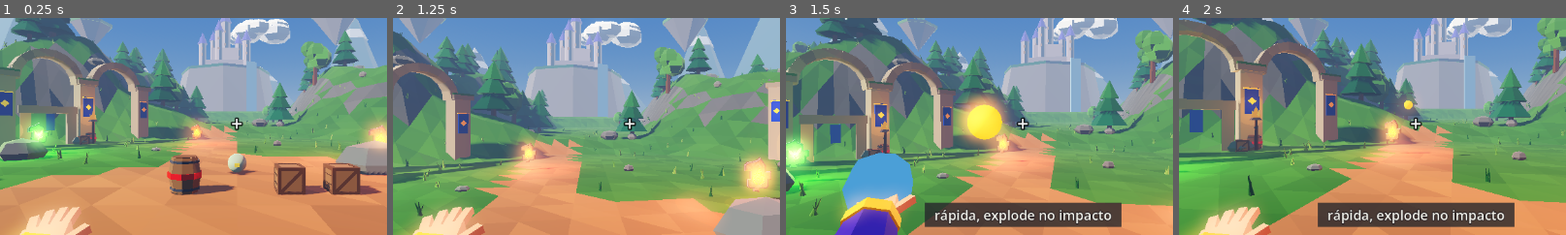
Above: before the commit, frames 1-4 (left to right).
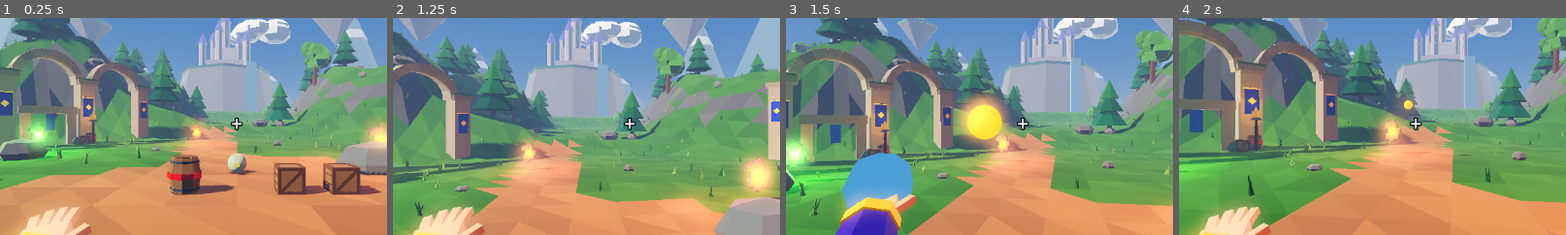
Above: after the commit, the same moments.

Repository: vitortosta4-design/Arcane-Forge
Game: Godot game, scene res://cenas/arena_teste.tscn
The game is run twice, just before and just after one commit, with the same random seed, the same clock (stepped at 60 frames per second) and the same inputs.
Inputs (mouse positions are % of the whole screen's width and height, from its top left):
- Up to frame 1 (0.25 s): no input
- Up to frame 2 (1.25 s): tap Enter at 0.5 s; move the mouse to (55, 50) at 0.52 s; hold W (mover_frente) from 0.53 s (still down); hold Q (abrir_conjuracao) from 0.53 s (still down); tap Space (pular) at 0.77 s
- Up to frame 3 (1.5 s): keep holding W (mover_frente); move the mouse to (45, 50) at 1.27 s; release Q (abrir_conjuracao) at 1.28 s; click (45, 50) at 1.35 s
- Up to frame 4 (2 s): keep holding W (mover_frente); tap Space (pular) at 1.52 s
The pictures show only the part of the screen within x 19-69%, y 26-76%; the shares and areas given below are measured in that part.

Frames 1-2 are identical in both runs. In frame 3, 5.9% of the frame differs, in the area x 35-87%, y 84-97%; in frame 4, 5.9%.

Commit message:
Tira do HUD o texto da magia lançada (era do plano da IA por texto)
Co-Authored-By: Claude Opus 5.5 <noreply@anthropic.com>
Claude-Session: https://claude.ai/code/session_011N1HNTAgFQZbY8DxdUKc5s

Diff:
--- a/jogo/cenas/hud.tscn
+++ b/jogo/cenas/hud.tscn
@@ -114,26 +114,6 @@
 horizontal_alignment = 1
 vertical_alignment = 1
 
-[node name="Legenda" type="Label" parent="."]
-visible = false
-anchors_preset = 7
-anchor_left = 0.5
-anchor_top = 1.0
-anchor_right = 0.5
-anchor_bottom = 1.0
-offset_left = -10.0
-offset_top = -204.0
-offset_right = 10.0
-offset_bottom = -172.0
-grow_horizontal = 2
-theme_override_colors/font_color = Color(0.95, 0.95, 0.92, 1)
-theme_override_colors/font_outline_color = Color(0.08, 0.07, 0.1, 0.75)
-theme_override_constants/outline_size = 4
-theme_override_font_sizes/font_size = 20
-theme_override_styles/normal = SubResource("StyleBoxFlat_aviso")
-horizontal_alignment = 1
-text = ""
-
 [node name="Minimapa" type="Control" parent="."]
 layout_mode = 3
 anchors_preset = 3
--- a/jogo/scripts/testes/suite_testes.gd
+++ b/jogo/scripts/testes/suite_testes.gd
@@ -2158,6 +2158,7 @@
 		and absf(aviso.get_global_rect().get_center().x - tela.x / 2.0) < 2.0)
 	hud.mostrar_aviso("")
 	_afirmar("HUD: aviso vazio some", not aviso.visible)
+	_afirmar("HUD: sem texto da magia lançada (era do plano da IA por texto)", hud.get_node_or_null("Legenda") == null)
 	_afirmar("HUD: só lê o mago (vida, mana e medalhões continuam iguais)",
 		mago.vida_atual == vida_antes and mago.mana_atual == mana_antes and mago.barra.medalhoes == medalhoes_antes)
 	mago.queue_free()
--- a/jogo/scripts/ui/hud.gd
+++ b/jogo/scripts/ui/hud.gd
@@ -20,10 +20,8 @@
 	"preso": "Preso",
 }
 ## Nós que o layout precisa; faltar algum é erro de cena, avisado no _ready.
-const NOS_OBRIGATORIOS := ["Cegueira", "Clarao", "Mira", "PainelMago", "Estados", "FPS", "BarraMedalhoes", "Aviso", "Legenda", "Minimapa"]
+const NOS_OBRIGATORIOS := ["Cegueira", "Clarao", "Mira", "PainelMago", "Estados", "FPS", "BarraMedalhoes", "Aviso", "Minimapa"]
 
-var _tempo_legenda_s := 0.0
-var _label_legenda: Label
 var _label_fps: Label
 var _label_estados: Label
 var _cegueira: ColorRect
@@ -37,7 +35,6 @@
 	for nome in NOS_OBRIGATORIOS:
 		if get_node_or_null(nome) == null:
 			push_warning("HUD: falta o nó '%s' em cenas/hud.tscn; essa parte da tela não aparece." % nome)
-	_label_legenda = get_node_or_null("Legenda")
 	_label_fps = get_node_or_null("FPS")
 	_label_estados = get_node_or_null("Estados")
 	_cegueira = get_node_or_null("Cegueira")
@@ -45,19 +42,14 @@
 	_aviso = get_node_or_null("Aviso")
 	_painel = get_node_or_null("PainelMago")
 	_barra = get_node_or_null("BarraMedalhoes")
-	if _label_legenda:
-		_label_legenda.text = ""
 
 
 func configurar(mago: Node) -> void:
 	if mago == null:
 		push_warning("HUD.configurar: recebeu mago nulo; o HUD fica vazio.")
 		return
-	for sinal in ["conjurou", "teleportou"]:
-		if not mago.has_signal(sinal):
-			push_warning("HUD: o mago não tem o sinal '%s'; essa parte do HUD não reage." % sinal)
-	if mago.has_signal("conjurou"):
-		mago.conjurou.connect(_ao_conjurar)
+	if not mago.has_signal("teleportou"):
+		push_warning("HUD: o mago não tem o sinal 'teleportou'; o clarão do teleporte não aparece.")
 	if mago.has_signal("teleportou"):
 		mago.teleportou.connect(_ao_teleportar)
 	if mago.get("estados") != null:
@@ -77,14 +69,9 @@
 		_label_fps.visible = not _label_fps.visible
 
 
-func _process(delta: float) -> void:
+func _process(_delta: float) -> void:
 	if _label_fps and _label_fps.visible:
 		_label_fps.text = "FPS: %d" % Engine.get_frames_per_second()
-	if _tempo_legenda_s > 0.0:
-		_tempo_legenda_s -= delta
-		if _tempo_legenda_s <= 0.0 and _label_legenda:
-			_label_legenda.text = ""
-			_label_legenda.visible = false
 
 
 ## Em primeira pessoa o jogador não vê o próprio corpo colorido, então os
@@ -105,13 +92,6 @@
 		create_tween().tween_property(_clarao, "color:a", 0.0, 0.3)
 
 
-func _ao_conjurar(legenda: String) -> void:
-	if _label_legenda:
-		_label_legenda.text = legenda
-		_label_legenda.visible = legenda != ""
-		_tempo_legenda_s = 2.5
-
-
 ## Aviso de interação logo acima da barra (ex.: "E: usar a bigorna").
 ## Vazio esconde.
 func mostrar_aviso(texto: String) -> void:
Not shown, changed: docs/contexto/diario.md
Not shown, changed: docs/contexto/estado-atual.md
Not shown, changed: evidencias/fase-2/hud_barra_cheia.png
